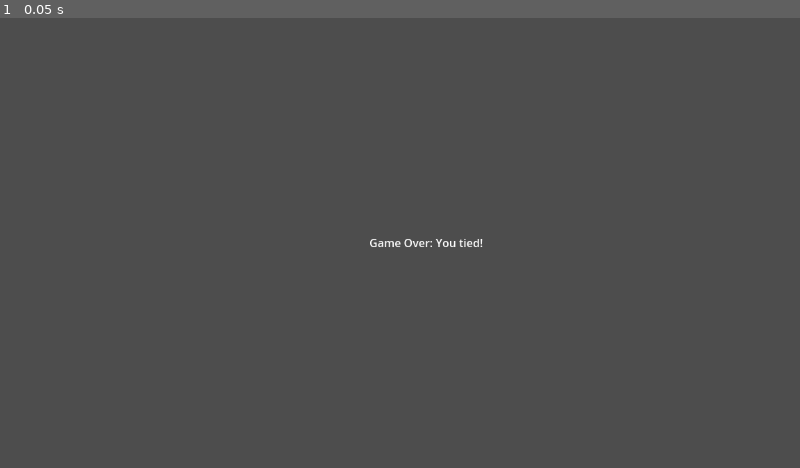
Above: before the commit, frame 1.
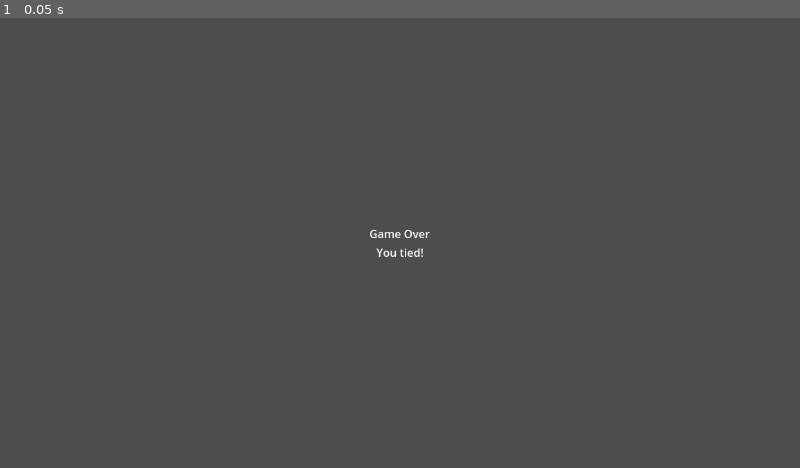
Above: after the commit, the same moment.

Repository: kensanangelo/project-high-noon
Game: Godot game, scene res://scenes/game_over_scene.tscn
Two runs of this game, one before a commit and one after it. Both use one fixed random seed, a clock stepped at 60 frames per second and the inputs below. The project has no main scene, so this scene is started directly.
Inputs:
- Up to frame 1 (0.05 s): no input

The runs differ from the first frame. In frame 1, 0.2% of the frame differs, in the area x 46-61%, y 47-54%.

Commit message:
Adds player arrow when shooting

Diff:
--- /dev/null
+++ b/assets/arrow/player_arrow.gd
@@ -0,0 +1,21 @@
+extends Node
+
+var dir: String = "left"
+
+
+func _ready():
+	if owner.player == Enums.Players.PLAYER_2:
+		self.position = Vector2(-10, 4)
+		self.scale = Vector2(1, -1)
+	else:
+		self.position = Vector2(10, 4)
+
+	self.visible = false
+
+
+func show_arrow():
+	self.visible = true
+
+
+func stop_arrow():
+	self.visible = false
--- /dev/null
+++ b/assets/ground/ground_tileset.tres
@@ -0,0 +1,3 @@
+[gd_resource type="TileSet" format=3 uid="uid://bojtc8vecybj5"]
+
+[resource]
--- a/assets/player/player.gd
+++ b/assets/player/player.gd
@@ -1,8 +1,9 @@
 extends CharacterBody2D
 
-@export var player: Enums.PLAYERS
+@export var player: Enums.Players
 @export var player_controls: Node
 @export var animator: PlayerAnimator
+@export var arrow: Sprite2D
 
 ## How quickly the character moves
 @export var speed := 100
@@ -14,13 +15,14 @@
 
 var target: Vector2 = Vector2.ZERO
 var steps_taken: int = 0
+var steps_limit: int = 5
 var has_shot: bool = false
 
 
 func _ready():
 	# If player 1, we invert the movement
 	# so the char goes left, not right
-	if player == Enums.PLAYERS.PLAYER_1:
+	if player == Enums.Players.PLAYER_1:
 		movement_step *= -1
 
 	if player_controls:
@@ -30,6 +32,7 @@
 		printerr("Player controls not connected")
 
 	assert(animator, "Animator not connected")
+	assert(arrow, "Arrow not connected")
 
 
 func _physics_process(_delta):
@@ -47,6 +50,10 @@
 
 
 func _on_player_steps():
+	if steps_taken >= steps_limit:
+		animator.turn_around()
+		return
+
 	if has_shot:
 		return
 
@@ -65,6 +72,8 @@
 	if bullets_left <= 0:
 		return
 
+	arrow.show_arrow()
+
 	bullets_left -= 1
 	SignalBus.player_shot.emit(player, bullets_left)
 	animator.play_shooting()
--- a/assets/player/player.tscn
+++ b/assets/player/player.tscn
@@ -1,28 +1,37 @@
-[gd_scene load_steps=6 format=3 uid="uid://s5efehwve6ek"]
+[gd_scene load_steps=8 format=3 uid="uid://s5efehwve6ek"]
 
 [ext_resource type="Script" path="res://assets/player/player.gd" id="1_hnimx"]
 [ext_resource type="SpriteFrames" uid="uid://b7d3swjlkfy70" path="res://assets/player/player_anims.tres" id="1_mo6py"]
 [ext_resource type="Script" path="res://assets/player/player_controls.gd" id="3_2vdyo"]
 [ext_resource type="Script" path="res://assets/player/player_animator.gd" id="3_3n3x7"]
+[ext_resource type="Texture2D" uid="uid://dc4ete8w8qd46" path="res://assets/arrow/arrow.png" id="5_j8f41"]
+[ext_resource type="Script" path="res://assets/arrow/player_arrow.gd" id="6_lphht"]
 
 [sub_resource type="CapsuleShape2D" id="CapsuleShape2D_brfgm"]
 
-[node name="Player" type="CharacterBody2D" node_paths=PackedStringArray("player_controls", "animator")]
+[node name="Player" type="CharacterBody2D" node_paths=PackedStringArray("player_controls", "animator", "arrow")]
 script = ExtResource("1_hnimx")
 player = 1
 player_controls = NodePath("PlayerControls")
 animator = NodePath("AnimatedSprite")
+arrow = NodePath("Arrow")
 movement_step = 30
 
 [node name="CollisionShape" type="CollisionShape2D" parent="."]
-position = Vector2(23, 25)
+position = Vector2(-1, 3)
 shape = SubResource("CapsuleShape2D_brfgm")
 
 [node name="AnimatedSprite" type="AnimatedSprite2D" parent="."]
 sprite_frames = ExtResource("1_mo6py")
 animation = &"walking_right"
-centered = false
 script = ExtResource("3_3n3x7")
 
 [node name="PlayerControls" type="Node" parent="."]
 script = ExtResource("3_2vdyo")
+
+[node name="Arrow" type="Sprite2D" parent="."]
+position = Vector2(9, 3)
+rotation = 1.5708
+texture = ExtResource("5_j8f41")
+offset = Vector2(0.482849, -7.96478)
+script = ExtResource("6_lphht")
--- a/assets/player/player_animator.gd
+++ b/assets/player/player_animator.gd
@@ -1,5 +1,6 @@
+class_name PlayerAnimator
 extends AnimatedSprite2D
-class_name PlayerAnimator
+
 var facing_dir := 'left'
 
 var anims: Dictionary = {
@@ -11,7 +12,7 @@
 }
 
 func _ready():
-	if(owner.player == Enums.PLAYERS.PLAYER_2):
+	if(owner.player == Enums.Players.PLAYER_2):
 		facing_dir = 'right'
 
 	var reverse_dir = 'left' if facing_dir == 'right' else 'right'
@@ -30,6 +31,9 @@
 	var anim_name: String = anims['idle_reverse'] if reverse else anims['idle']
 	self.play(anim_name)
 
+func turn_around():
+	go_idle(true)
+
 func start_walking():
 	var anim_name: String = anims['walking']
 	self.play(anim_name)
--- a/assets/player/player_controls.gd
+++ b/assets/player/player_controls.gd
@@ -6,9 +6,9 @@
 func _unhandled_input(event) -> void:
 	var player_string: String = "player_1"
 	match owner.player:
-		Enums.PLAYERS.PLAYER_1:
+		Enums.Players.PLAYER_1:
 			player_string = "player_1"
-		Enums.PLAYERS.PLAYER_2:
+		Enums.Players.PLAYER_2:
 			player_string = "player_2"
 		_:
 			printerr("Incorrect player assigned")
--- a/project.godot
+++ b/project.godot
@@ -46,3 +46,8 @@
 "events": [Object(InputEventKey,"resource_local_to_scene":false,"resource_name":"","device":-1,"window_id":0,"alt_pressed":false,"shift_pressed":false,"ctrl_pressed":false,"meta_pressed":false,"pressed":false,"keycode":0,"physical_keycode":75,"key_label":0,"unicode":107,"echo":false,"script":null)
 ]
 }
+
+[rendering]
+
+textures/canvas_textures/default_texture_filter=0
+renderer/rendering_method="gl_compatibility"
--- a/scenes/battle_controller.gd
+++ b/scenes/battle_controller.gd
@@ -1,7 +1,7 @@
 extends Node2D
 
 ## How many steps the players take before shooting
-@export var total_steps = 5
+@export var total_steps := 5
 
 var player_1: Dictionary = {
 	"hit_max_steps" = false,
@@ -17,13 +17,13 @@
 	SignalBus.player_shot.connect(handle_shooting_rules)
 	SignalBus.player_stepped.connect(handle_step)
 
-func handle_step(player: Enums.PLAYERS, count: int):
+func handle_step(player: Enums.Players, count: int):
 	check_max_steps(player, count)
 	notify_if_players_ready_to_shoot()
 
-func check_max_steps(player: Enums.PLAYERS, count: int) -> void:
+func check_max_steps(player: Enums.Players, count: int) -> void:
 	if(count >= total_steps):
-		if(player == Enums.PLAYERS.PLAYER_1):
+		if(player == Enums.Players.PLAYER_1):
 			player_1.hit_max_steps = true
 		else:
 			player_2.hit_max_steps = true
@@ -32,26 +32,26 @@
 	if(player_1.hit_max_steps and player_2.hit_max_steps):
 		SignalBus.players_ready_to_shoot.emit()
 
-func handle_shooting_rules(player: Enums.PLAYERS, count: int) -> void:
+func handle_shooting_rules(player: Enums.Players, count: int) -> void:
 	check_preemptive_attack(player)
 	check_out_of_bullets(player, count)
 
 	check_tie()
 
 ## If a player shoots before both are at max steps, they lose
-func check_preemptive_attack(shooter: Enums.PLAYERS) -> void:
+func check_preemptive_attack(shooter: Enums.Players) -> void:
 	if(!player_1.hit_max_steps || !player_2.hit_max_steps):
 		var winner := Enums.BATTLERESULTS.PLAYER_1_WINS
 
-		if(shooter == Enums.PLAYERS.PLAYER_1):
+		if(shooter == Enums.Players.PLAYER_1):
 			winner = Enums.BATTLERESULTS.PLAYER_2_WINS
 
 		SceneManager.end_battle(winner)
 		return
 
-func check_out_of_bullets(player: Enums.PLAYERS, count: int) -> void:
+func check_out_of_bullets(player: Enums.Players, count: int) -> void:
 	if(count == 0):
-		if(player == Enums.PLAYERS.PLAYER_1):
+		if(player == Enums.Players.PLAYER_1):
 			player_1.out_of_bullets = true
 		else:
 			player_2.out_of_bullets = true
@@ -60,8 +60,8 @@
 	if player_1.out_of_bullets and player_2.out_of_bullets:
 		SceneManager.end_battle(Enums.BATTLERESULTS.TIE)
 
-func get_opposite_player(player: Enums.PLAYERS):
-	if player == Enums.PLAYERS.PLAYER_1:
-		return Enums.PLAYERS.PLAYER_2
+func get_opposite_player(player: Enums.Players):
+	if player == Enums.Players.PLAYER_1:
+		return Enums.Players.PLAYER_2
 	else:
-		return Enums.PLAYERS.PLAYER_1
+		return Enums.Players.PLAYER_1
--- a/scenes/battle_scene.tscn
+++ b/scenes/battle_scene.tscn
@@ -10,11 +10,11 @@
 [node name="Players" type="Node" parent="."]
 
 [node name="Player1" parent="Players" instance=ExtResource("2_amspw")]
-position = Vector2(-33, -25)
+position = Vector2(-10, -3)
 player = 0
 
 [node name="Player2" parent="Players" instance=ExtResource("2_amspw")]
-position = Vector2(-13, -25)
+position = Vector2(10, -3)
 
 [node name="Camera2D" type="Camera2D" parent="."]
 metadata/_edit_lock_ = true
--- a/scenes/game_over_scene.gd
+++ b/scenes/game_over_scene.gd
@@ -17,4 +17,4 @@
 		Enums.BATTLERESULTS.TIE:
 			text = "You tied!"
 
-	label.text = str("Game Over: " + text)
+	label.text = text
--- a/scenes/game_over_scene.tscn
+++ b/scenes/game_over_scene.tscn
@@ -4,23 +4,37 @@
 
 [node name="GameOverScene" type="Control" node_paths=PackedStringArray("label")]
 layout_mode = 3
-anchors_preset = 15
-anchor_right = 1.0
-anchor_bottom = 1.0
+anchor_left = -0.5
+anchor_top = -0.5
+anchor_right = 0.5
+anchor_bottom = 0.5
 grow_horizontal = 2
 grow_vertical = 2
 script = ExtResource("1_jf0qo")
-label = NodePath("Label")
+label = NodePath("VBoxContainer/Status")
 
 [node name="Camera2D" type="Camera2D" parent="."]
-metadata/_edit_lock_ = true
+position = Vector2(576, 324)
 
-[node name="Label" type="Label" parent="."]
-layout_mode = 0
-offset_left = -44.0
+[node name="VBoxContainer" type="VBoxContainer" parent="."]
+layout_mode = 1
+anchors_preset = 14
+anchor_top = 0.5
+anchor_right = 1.0
+anchor_bottom = 0.5
 offset_top = -13.0
-offset_right = 43.0
 offset_bottom = 13.0
+grow_horizontal = 2
+grow_vertical = 2
+
+[node name="Title" type="Label" parent="VBoxContainer"]
+layout_mode = 2
 text = "Game Over"
 horizontal_alignment = 1
 vertical_alignment = 1
+
+[node name="Status" type="Label" parent="VBoxContainer"]
+layout_mode = 2
+text = "Reason:"
+horizontal_alignment = 1
+vertical_alignment = 1
--- a/scripts/enums.gd
+++ b/scripts/enums.gd
@@ -1,5 +1,5 @@
 extends Node
 
-enum PLAYERS { PLAYER_1, PLAYER_2 }
+enum Players { PLAYER_1, PLAYER_2 }
 
 enum BATTLERESULTS { PLAYER_1_WINS, PLAYER_2_WINS, TIE }
--- a/scripts/signal_bus.gd
+++ b/scripts/signal_bus.gd
@@ -1,5 +1,5 @@
 extends Node
 
-signal player_stepped(player: Enums.PLAYERS, count: int)
-signal player_shot(player: Enums.PLAYERS, new_count: int)
+signal player_stepped(player: Enums.Players, count: int)
+signal player_shot(player: Enums.Players, new_count: int)
 signal players_ready_to_shoot
--- a/ui/battle_ui.gd
+++ b/ui/battle_ui.gd
@@ -31,8 +31,8 @@
 	SignalBus.player_shot.connect(update_bullet_count)
 	SignalBus.players_ready_to_shoot.connect(show_ready_to_shoot)
 
-func get_correct_player_labels(player: Enums.PLAYERS):
-	if player == Enums.PLAYERS.PLAYER_2:
+func get_correct_player_labels(player: Enums.Players):
+	if player == Enums.Players.PLAYER_2:
 		return player_2_labels
 	else:
 		return player_1_labels
@@ -40,11 +40,11 @@
 func show_ready_to_shoot():
 	fire_label.visible = true
 
-func update_bullet_count(player: Enums.PLAYERS, new_count: int):
+func update_bullet_count(player: Enums.Players, new_count: int):
 	var label_obj = get_correct_player_labels(player)
 	label_obj['bullet_count'].text = str("Bullets: ", new_count)
 
-func update_player_steps(player: Enums.PLAYERS, current_step: int):
+func update_player_steps(player: Enums.Players, current_step: int):
 	var label_obj = get_correct_player_labels(player)
 	var steps_group = label_obj['steps']
 
@@ -54,7 +54,7 @@
 
 	var current_index = current_step - 1
 
-	if player == Enums.PLAYERS.PLAYER_1:
+	if player == Enums.Players.PLAYER_1:
 		current_index = (steps_group.get_child_count() - 1) - (current_step - 1)
 
 	var label_to_update = steps_group.get_child(current_index)
Binary file added: assets/arrow/arrow.png
Not shown, added: assets/arrow/arrow.png.import
Binary file added: assets/ground/ground_atlas.png
Not shown, added: assets/ground/ground_atlas.png.import
